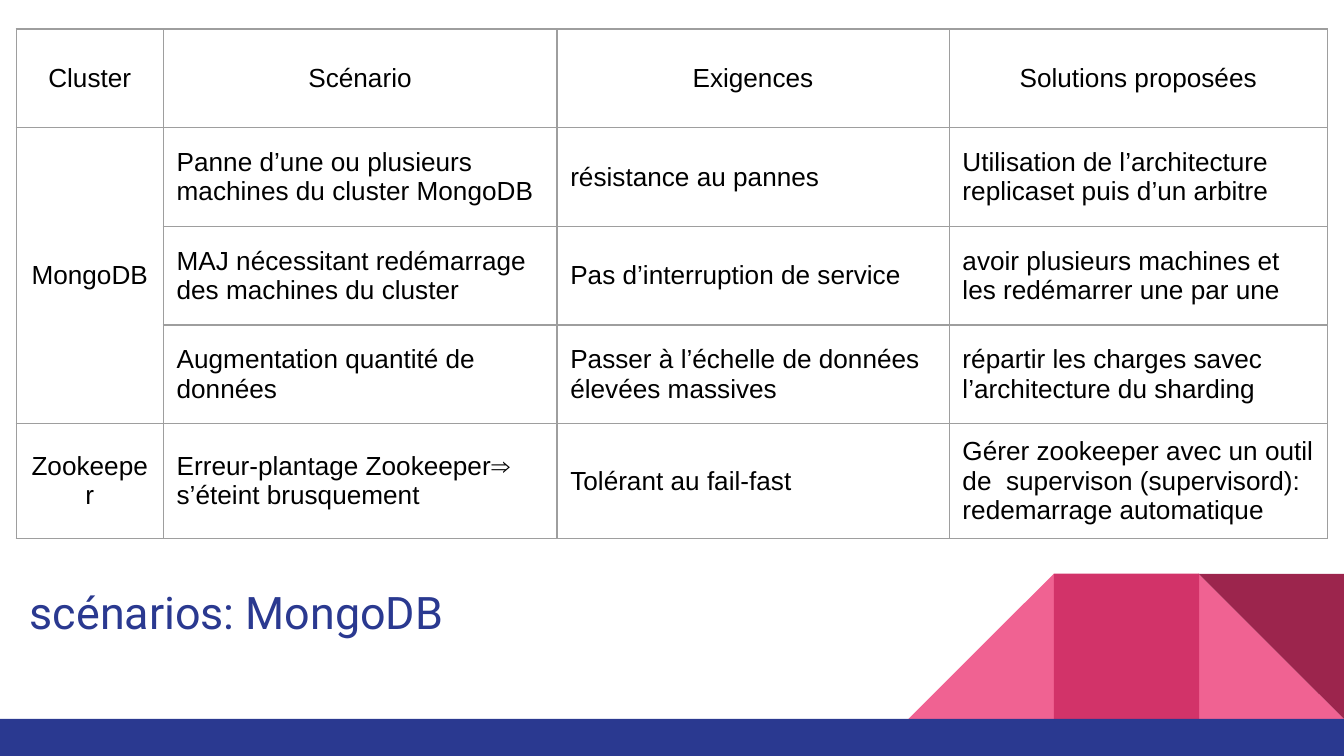
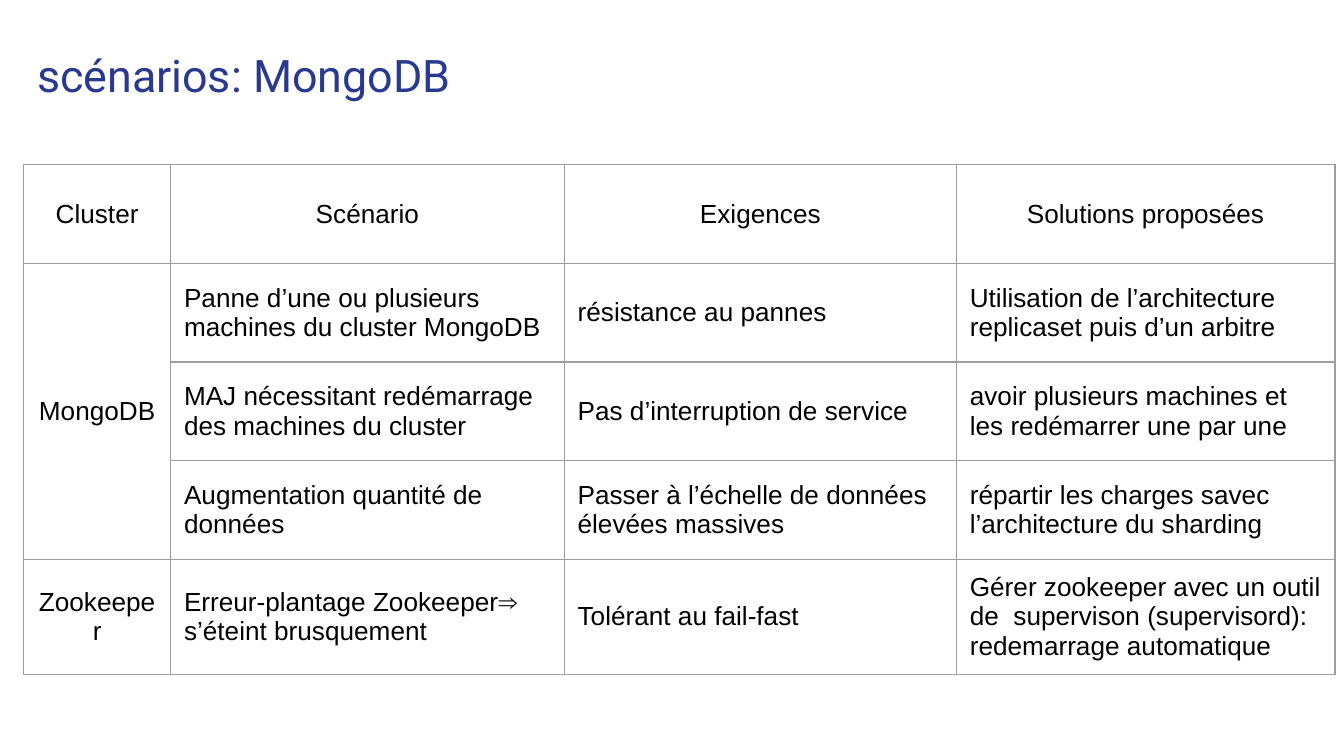
Before and after one commit to carolio7/lambda_architecture_for_tweetsProcessing, a slide deck: slide 34 of presentation/presentation_projet5_v01.pptx. Drawn at 1344x756 pixels with LibreOffice and Linux fonts; fonts in the diff are those of the drawing. Boxes give left, top, right and bottom in pixels: in the first picture for what was removed or moved away, otherwise in the second. Text is boxed around its words. In the diff, an @@ line names an element or a change of style, - is before the commit and + after.

```diff
--- a/presentation/presentation_projet5_v01.pptx
+++ b/presentation/presentation_projet5_v01.pptx
@@ title "scénarios: MongoDB": place and size @@
-title "scénarios: MongoDB" at (30,595,443,639)
+title "scénarios: MongoDB" at (37,58,450,102)
@@ table: place and size @@
-table at (16,30,1328,529)
+table at (24,165,1336,665)
@@ group removed at (0,574,1344,756): 3 right triangles, 2 rectangles @@
```
Also in this commit, not shown: 6 other slides changed, 7 other files.
